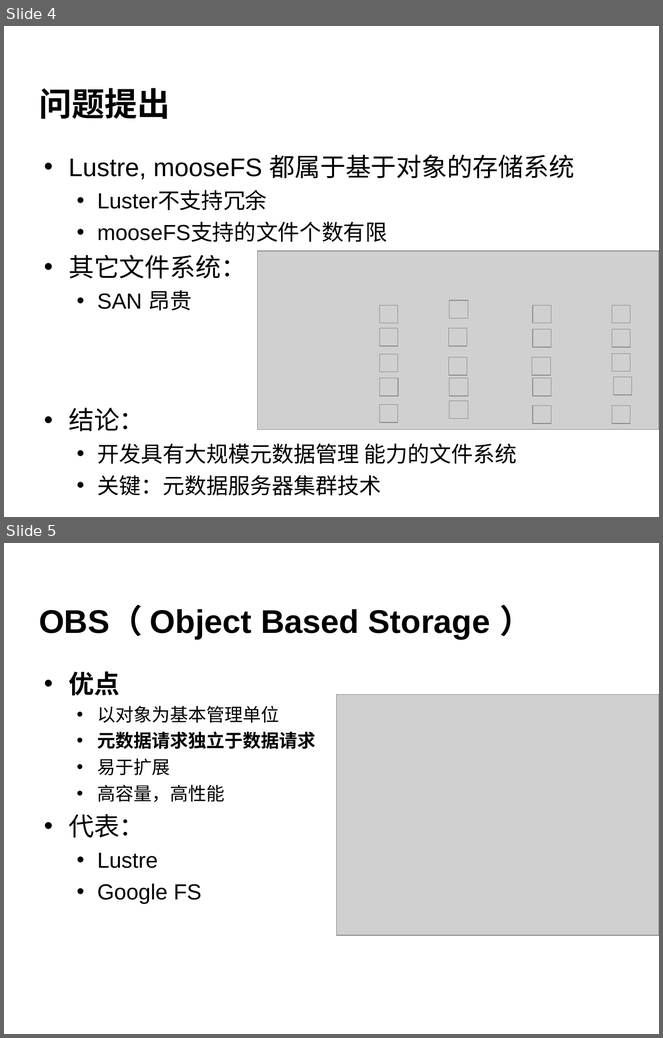
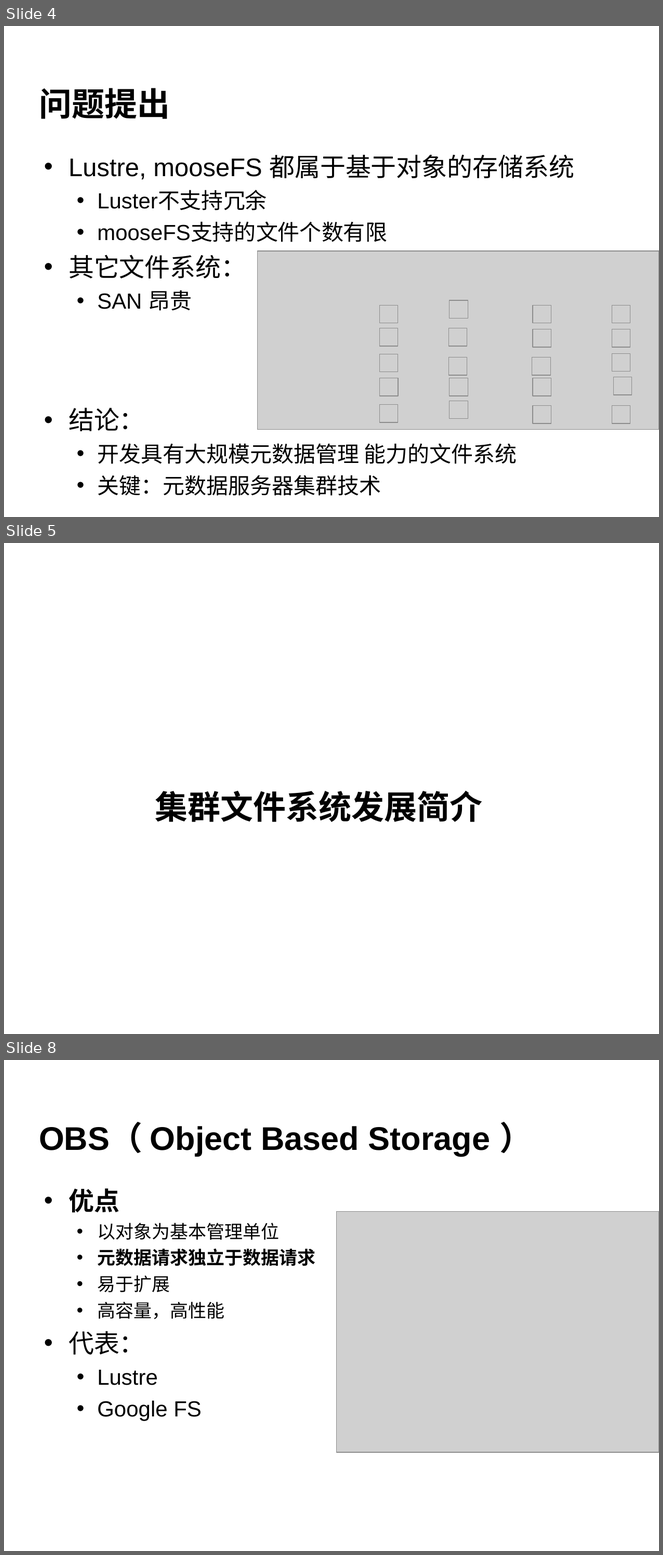
Before and after one commit to cheliequan/idning-paper, a slide deck: draft/答辩.ppt. Shown one above the other, each under a label of ours: slides 4 and 5 before the commit, slides 4, 5 and 8 after it; the slides between them are not shown. The pictures are 663x1038 and 663x1555 pixels, drawn with LibreOffice and Linux fonts; fonts in the diff are those of the drawing; grey boxes stand for pictures; background and template pictures are left out. Boxes give left, top, right and bottom in pixels: in the first picture for what was removed or moved away, otherwise in the second. Text is boxed around its words. In the diff, an @@ line names an element or a change of style, - is before the commit and + after.

```diff
--- a/draft/答辩.ppt
+++ b/draft/答辩.ppt
@@ slide 5 added at bbox=[4, 543, 659, 1034], background picture (left out) @@
@@ title added at bbox=[155, 791, 483, 822], 36 pt, text #000000, bold @@
+集群文件系统发展简介
@@ what was slide 5 is now slide 8 @@
```
Also in this commit, not shown: 9 slides changed, 4 other slides added.
